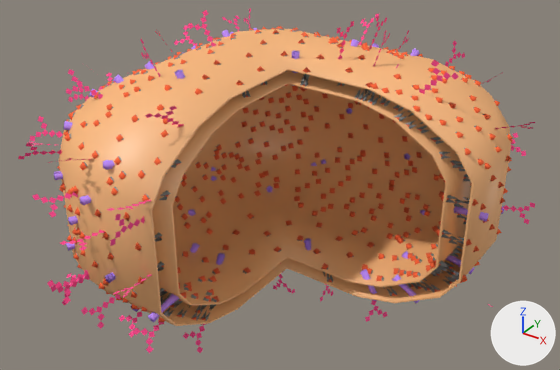
Renders of the Blender file Frontend/GaMR/Assets/Models/the_cell/membrane2_particles_applied.blend from each side of a commit.
Rendered twice from a 50 mm camera at (18.6, -27.0, 17.5) aimed at (-0.2, -0.3, -0.4). Lighting does not change. The marker at lower right points along +X, +Y and +Z.

In view in the first picture: 'outerMembrane'.
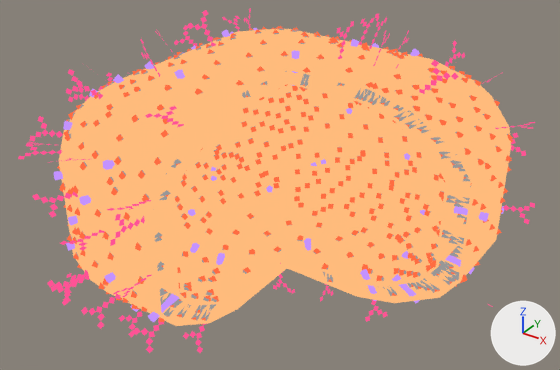
Where the change shows, as pixel boxes [x1, y1, x2, y2] in the pictures (560 x 370 px):
'outerMembrane', recoloured: [18, 8, 535, 353] in both

Patch to the scene script:
```diff
--- a/Frontend/GaMR/Assets/Models/the_cell/membrane2_particles_applied.blend.py
+++ b/Frontend/GaMR/Assets/Models/the_cell/membrane2_particles_applied.blend.py
@@ mat_memebrane @@
 mat_memebrane = bpy.data.materials.new('memebrane')
-# nodes: BsdfAnisotropic, BsdfDiffuse, MixShader, OutputMaterial
+# nodes: Emission, LightPath, MixShader, OutputMaterial
 # colours: orange #ffbb7c
@@ mat_lipid_head @@
 n0 = _N.new('ShaderNodeOutputMaterial'); n0.name = 'Material Output'
-n1 = _N.new('ShaderNodeBsdfDiffuse'); n1.name = 'Diffuse BSDF'
-n1.inputs[0].default_value = (1.0, 0.15, 0.0529, 1.0)  # 'Color', orange #ff6c41
-_L.new(n1.outputs[0], n0.inputs[0])  # 'BSDF' to 'Surface'
+n2 = _N.new('ShaderNodeMixShader'); n2.name = 'Mix Shader'
+n3 = _N.new('ShaderNodeLightPath'); n3.name = 'Light Path'
+n4 = _N.new('ShaderNodeEmission'); n4.name = 'Emission'
+n4.inputs[0].default_value = (1.0, 0.15, 0.0529, 1.0)  # 'Color', orange #ff6c41
+_L.new(n3.outputs[0], n2.inputs[0])  # 'Is Camera Ray' to 'Factor'
+_L.new(n4.outputs[0], n2.inputs[2])  # 'Emission' to 'Shader'
+_L.new(n2.outputs[0], n0.inputs[0])  # 'Shader' to 'Surface'
@@ mat_lipid_tail @@
 n0 = _N.new('ShaderNodeOutputMaterial'); n0.name = 'Material Output'
-n1 = _N.new('ShaderNodeBsdfDiffuse'); n1.name = 'Diffuse BSDF'
-n1.inputs[0].default_value = (0.309, 0.309, 0.309, 1.0)  # 'Color', grey #979797
-_L.new(n1.outputs[0], n0.inputs[0])  # 'BSDF' to 'Surface'
+n2 = _N.new('ShaderNodeMixShader'); n2.name = 'Mix Shader'
+n3 = _N.new('ShaderNodeLightPath'); n3.name = 'Light Path'
+n4 = _N.new('ShaderNodeEmission'); n4.name = 'Emission'
+n4.inputs[0].default_value = (0.309, 0.309, 0.309, 1.0)  # 'Color', grey #979797
+_L.new(n3.outputs[0], n2.inputs[0])  # 'Is Camera Ray' to 'Factor'
+_L.new(n4.outputs[0], n2.inputs[2])  # 'Emission' to 'Shader'
+_L.new(n2.outputs[0], n0.inputs[0])  # 'Shader' to 'Surface'
@@ mat_protein @@
 _N = mat_protein.node_tree.nodes; _L = mat_protein.node_tree.links
+n2 = _N.new('ShaderNodeMixShader'); n2.name = 'Mix Shader'
+n3 = _N.new('ShaderNodeLightPath'); n3.name = 'Light Path'
+n4 = _N.new('ShaderNodeEmission'); n4.name = 'Emission'
+n4.inputs[0].default_value = (0.546, 0.287, 1.0, 1.0)  # 'Color', purple #c392ff
 n0 = _N.new('ShaderNodeOutputMaterial'); n0.name = 'Material Output'
-n1 = _N.new('ShaderNodeBsdfDiffuse'); n1.name = 'Diffuse BSDF'
-n1.inputs[0].default_value = (0.546, 0.287, 1.0, 1.0)  # 'Color', purple #c392ff
-_L.new(n1.outputs[0], n0.inputs[0])  # 'BSDF' to 'Surface'
+_L.new(n4.outputs[0], n2.inputs[2])  # 'Emission' to 'Shader'
+_L.new(n3.outputs[0], n2.inputs[0])  # 'Is Camera Ray' to 'Factor'
+_L.new(n2.outputs[0], n0.inputs[0])  # 'Shader' to 'Surface'
@@ mat_material_001 @@
 n0 = _N.new('ShaderNodeOutputMaterial'); n0.name = 'Material Output'
-n1 = _N.new('ShaderNodeBsdfDiffuse'); n1.name = 'Diffuse BSDF'
-n1.inputs[0].default_value = (1.0, 0.0844, 0.305, 1.0)  # 'Color', pink #ff5296
-_L.new(n1.outputs[0], n0.inputs[0])  # 'BSDF' to 'Surface'
+n2 = _N.new('ShaderNodeEmission'); n2.name = 'Emission'
+n2.inputs[0].default_value = (1.0, 0.0844, 0.305, 1.0)  # 'Color', pink #ff5296
+n3 = _N.new('ShaderNodeLightPath'); n3.name = 'Light Path'
+n4 = _N.new('ShaderNodeMixShader'); n4.name = 'Mix Shader'
+_L.new(n2.outputs[0], n4.inputs[2])  # 'Emission' to 'Shader'
+_L.new(n3.outputs[0], n4.inputs[0])  # 'Is Camera Ray' to 'Factor'
+_L.new(n4.outputs[0], n0.inputs[0])  # 'Shader' to 'Surface'
```
